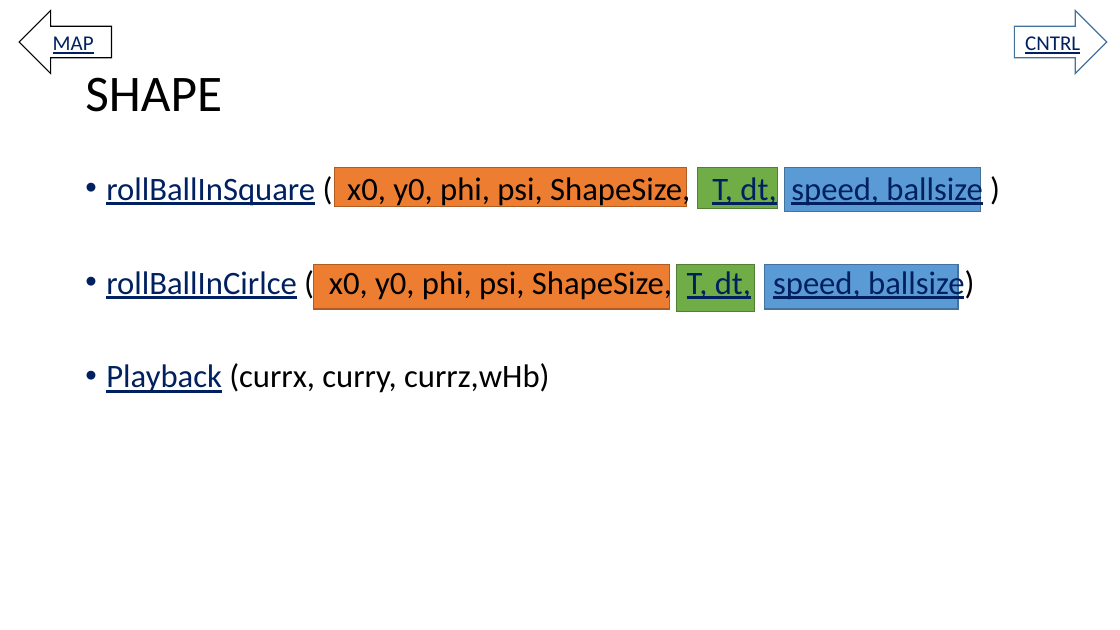
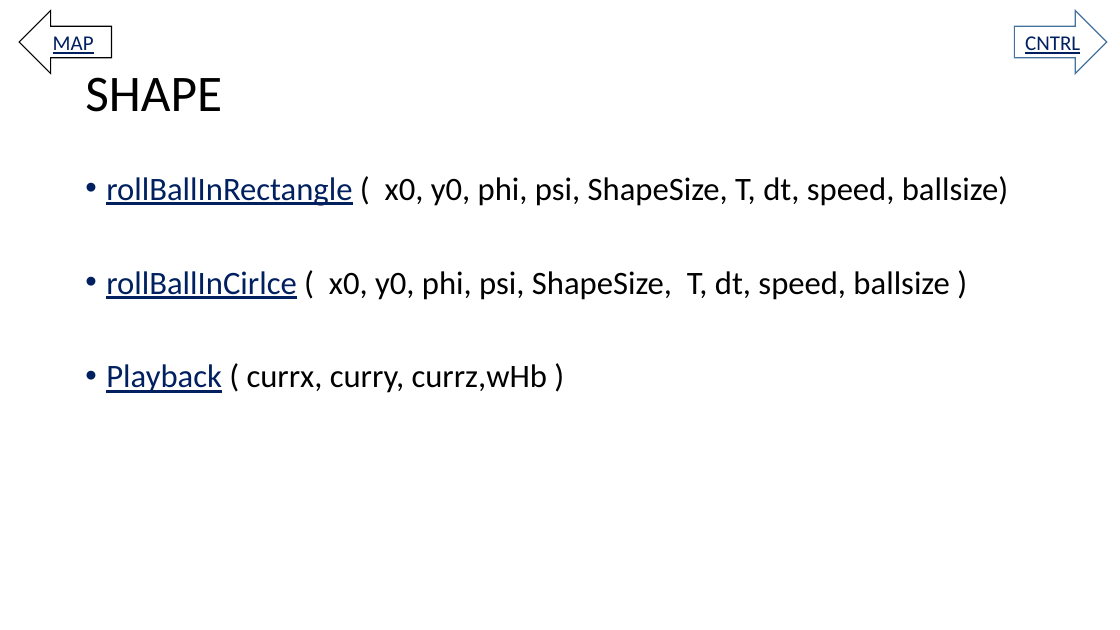
Before and after one commit to RoboticSwarmControl/3AxisMagnet, a slide deck: slide 4 of Omnimagnet Mind Map 06.25.2016 (wo parameter description).pptx. Drawn at 1120x630 pixels with LibreOffice and Linux fonts; fonts in the diff are those of the drawing. Boxes give left, top, right and bottom in pixels: in the first picture for what was removed or moved away, otherwise in the second. Text is boxed around its words. In the diff, an @@ line names an element or a change of style, - is before the commit and + after.

```diff
--- a/Omnimagnet Mind Map 06.25.2016 (wo parameter description).pptx
+++ b/Omnimagnet Mind Map 06.25.2016 (wo parameter description).pptx
@@ text at (106,176,1008,393): text changed; text colour #002060 to #000000 @@
-• rollBallInSquare ( x0, y0, phi, psi, ShapeSize, T, dt, speed, ballsize )
-• rollBallInCirlce ( x0, y0, phi, psi, ShapeSize, T, dt, speed, ballsize)
-• Playback (currx, curry, currz,wHb)
+• rollBallInRectangle ( x0, y0, phi, psi, ShapeSize, T, dt, speed, ballsize)
+• rollBallInCirlce ( x0, y0, phi, psi, ShapeSize, T, dt, speed, ballsize )
+• Playback ( currx, curry, currz,wHb )
@@ rectangle removed at (334,168,687,208) @@
@@ rectangle removed at (697,168,778,208) @@
@@ rectangle removed at (785,168,981,212) @@
@@ rectangle removed at (313,265,670,309) @@
@@ rectangle removed at (677,265,755,312) @@
@@ rectangle removed at (765,265,959,309) @@
```
Also in this commit, not shown: 11 other slides changed, 2 slides removed.
